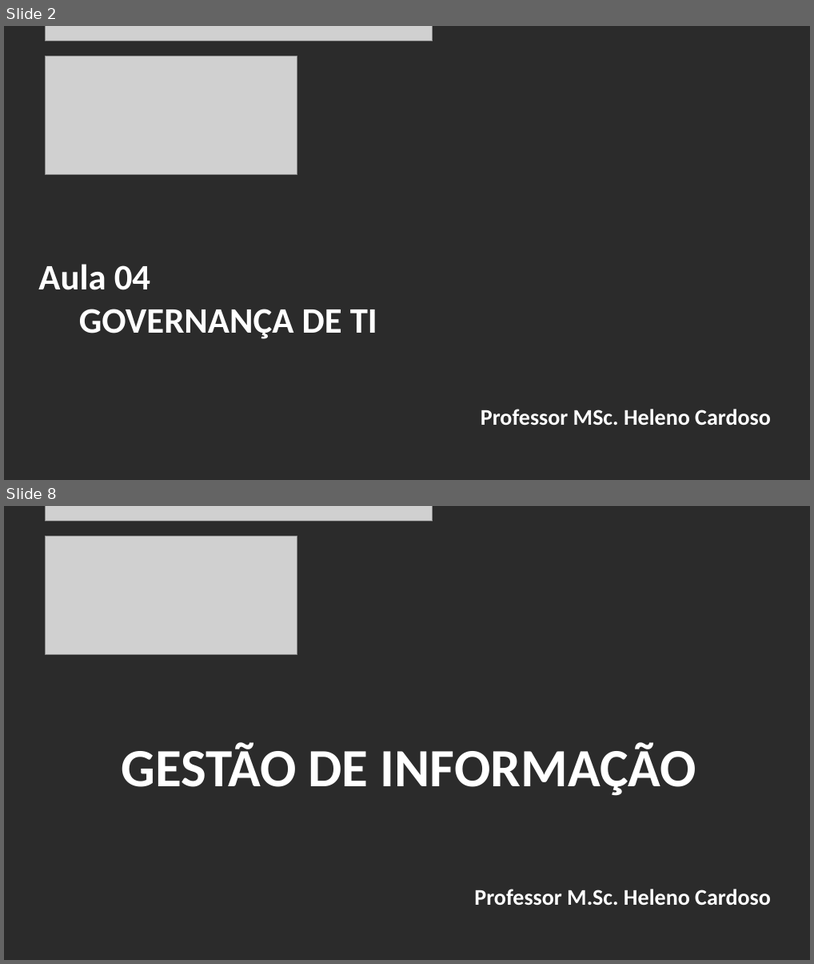
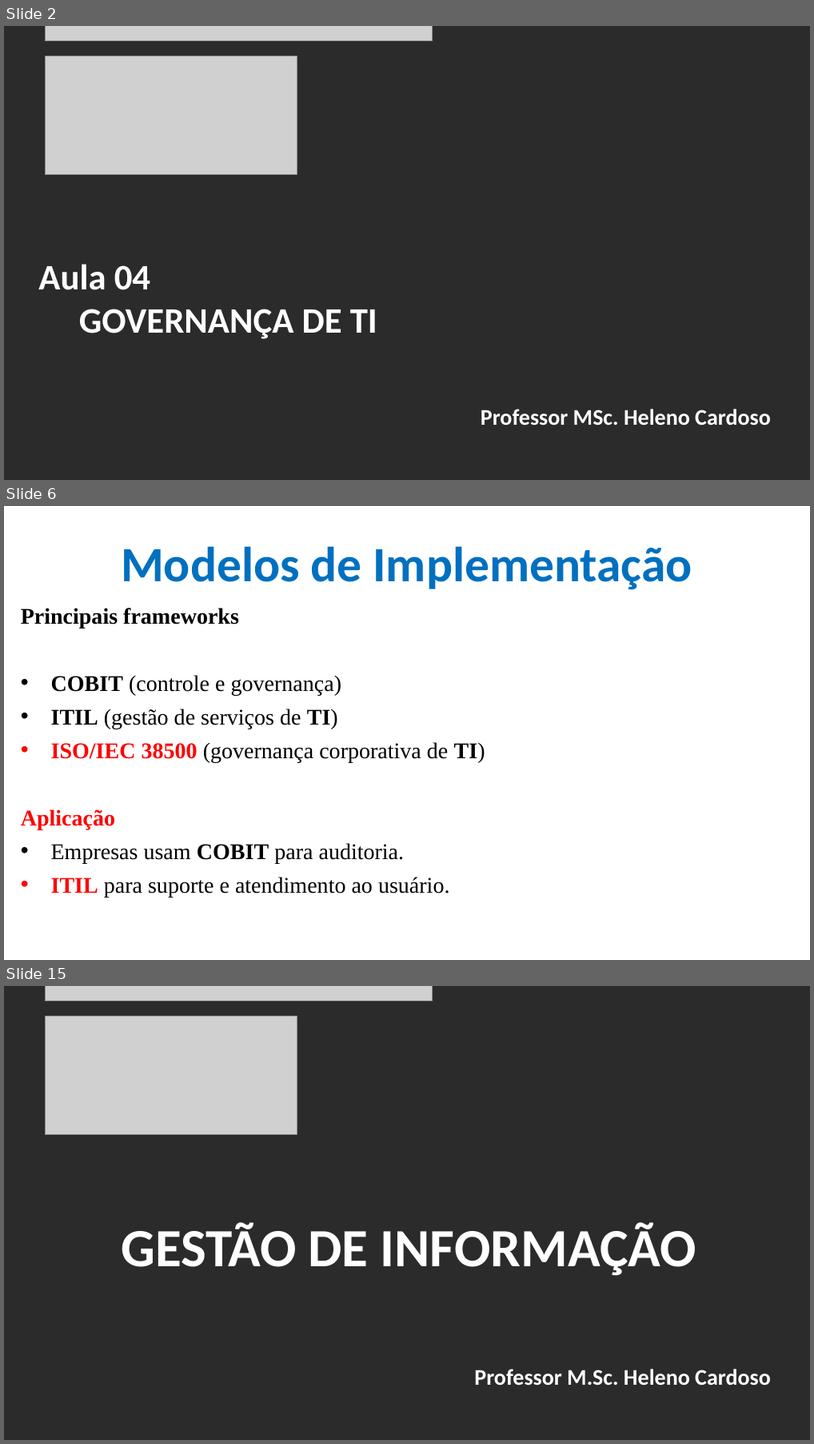
Before and after one commit to CloudEducationBrazil/GestaoInformacaoUniRuyWyden, a slide deck: 01 Classes/Aula4 - Gestão da Informação - GOVERNANÇA DE TI.pptx. Shown one above the other, each under a label of ours: slides 2 and 8 before the commit, slides 2, 6 and 15 after it; the slides between them are not shown. The pictures are 814x964 and 814x1444 pixels, drawn with LibreOffice and Linux fonts; fonts in the diff are those of the drawing; grey boxes stand for pictures; background and template pictures are left out; a plain dark background stands for a picture behind light text. Boxes give left, top, right and bottom in pixels: in the first picture for what was removed or moved away, otherwise in the second. Text is boxed around its words. In the diff, an @@ line names an element or a change of style, - is before the commit and + after.

Commit message:
Gestão de Informação Slides de Aula e Exercícios ...

```diff
--- a/01 Classes/Aula4 - Gestão da Informação - GOVERNANÇA DE TI.pptx
+++ b/01 Classes/Aula4 - Gestão da Informação - GOVERNANÇA DE TI.pptx
@@ slide 6 added at (x1=4, y1=506, x2=810, y2=960), background picture (left out) @@
@@ title added at (x1=121, y1=546, x2=693, y2=590), 44 pt, text #0070C0, bold @@
+Modelos de Implementação
@@ text added at (x1=21, y1=608, x2=486, y2=896), 20 pt, text #000000 @@
+Principais frameworks
+• COBIT (controle e governança)
+• ITIL (gestão de serviços de TI)
+• ISO/IEC 38500 (governança corporativa de TI)
+Aplicação
+• Empresas usam COBIT para auditoria.
+• ITIL para suporte e atendimento ao usuário.
@@ what was slide 8 is now slide 15 @@
```
Also in this commit, not shown: 5 slides changed, 6 other slides added, 21 other files.
